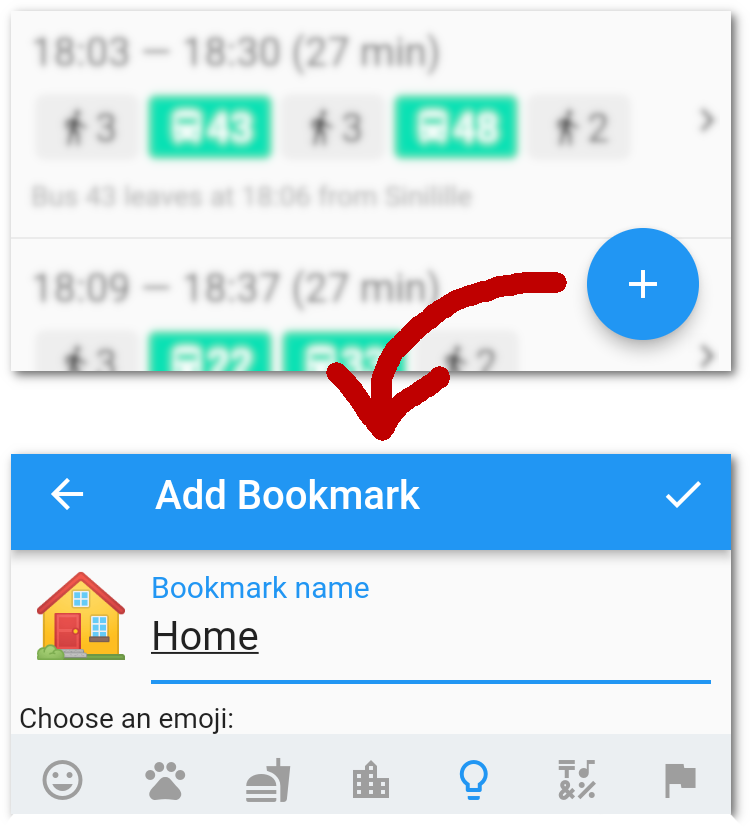
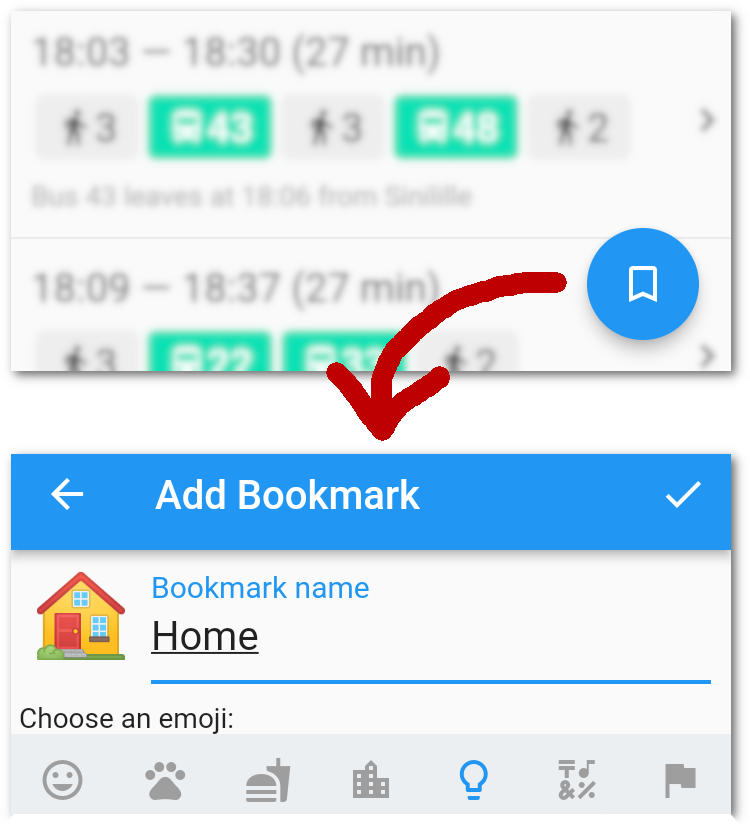
Layers edited between the first and the second (750, 833) image:
added layer "Pasted Layer" above "add bookmark" over [629, 266, 657, 302]
